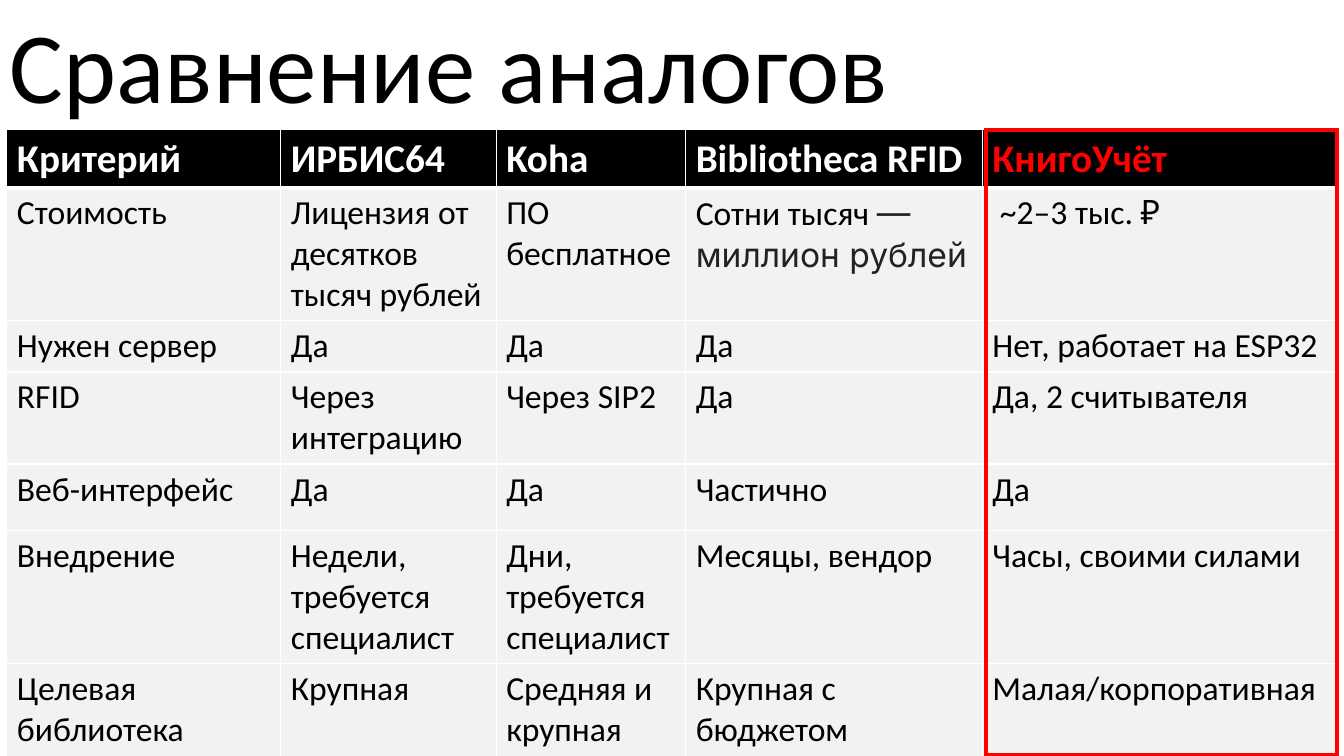
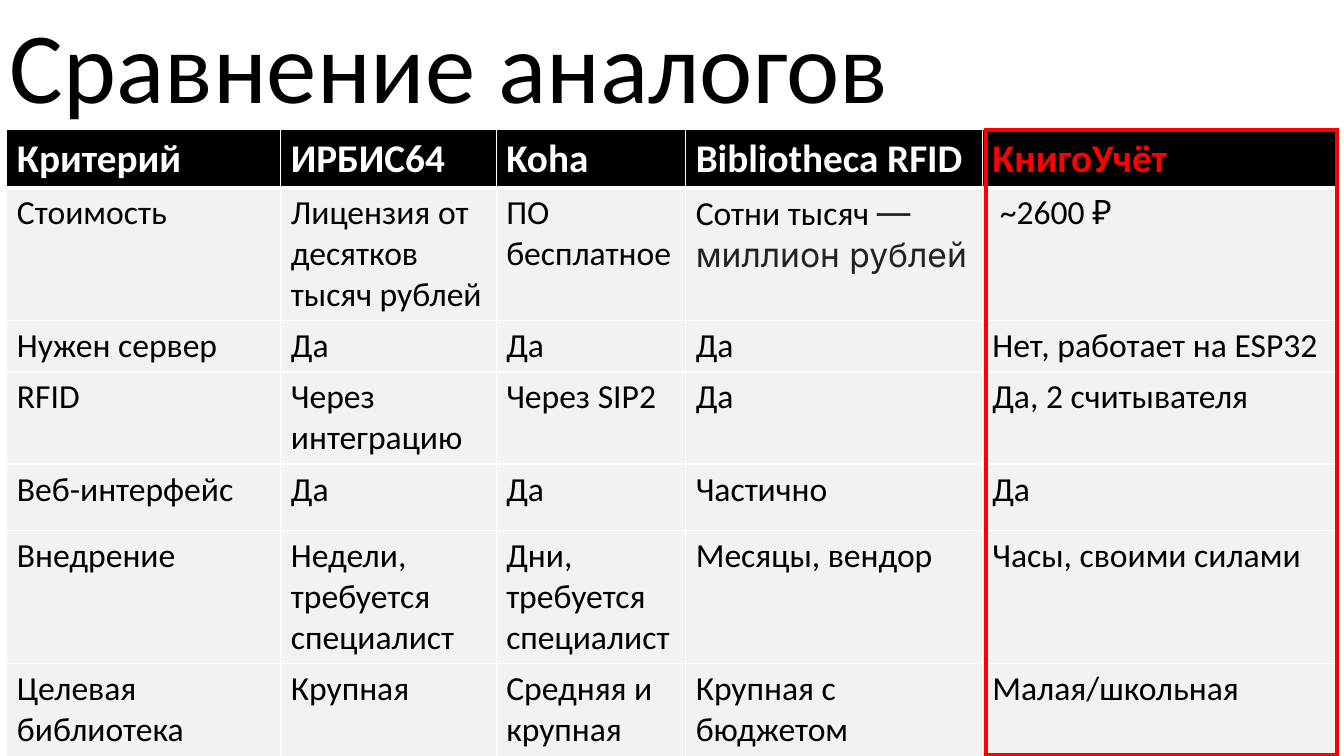
Before and after one commit to Lojinnn/Library, a slide deck: slide 9 of Библиотека_Чертежы/презентация/Библиотека.pptx (slide 8 before the commit). Drawn at 1344x756 pixels with LibreOffice and Linux fonts; fonts in the diff are those of the drawing. Boxes give left, top, right and bottom in pixels: in the first picture for what was removed or moved away, otherwise in the second. Text is boxed around its words. In the diff, an @@ line names an element or a change of style, - is before the commit and + after.

```diff
--- a/Библиотека_Чертежы/презентация/Библиотека.pptx
+++ b/Библиотека_Чертежы/презентация/Библиотека.pptx
@@ table at [7, 130, 1338, 756] @@
-row 2, column 5: ~2–3 тыс. ₽
+row 2, column 5: ~2600 ₽
-row 7, column 5: Малая/корпоративная
+row 7, column 5: Малая/школьная
```
Also in this commit, not shown: 2 other slides changed, 1 slide added, 3 other files.
